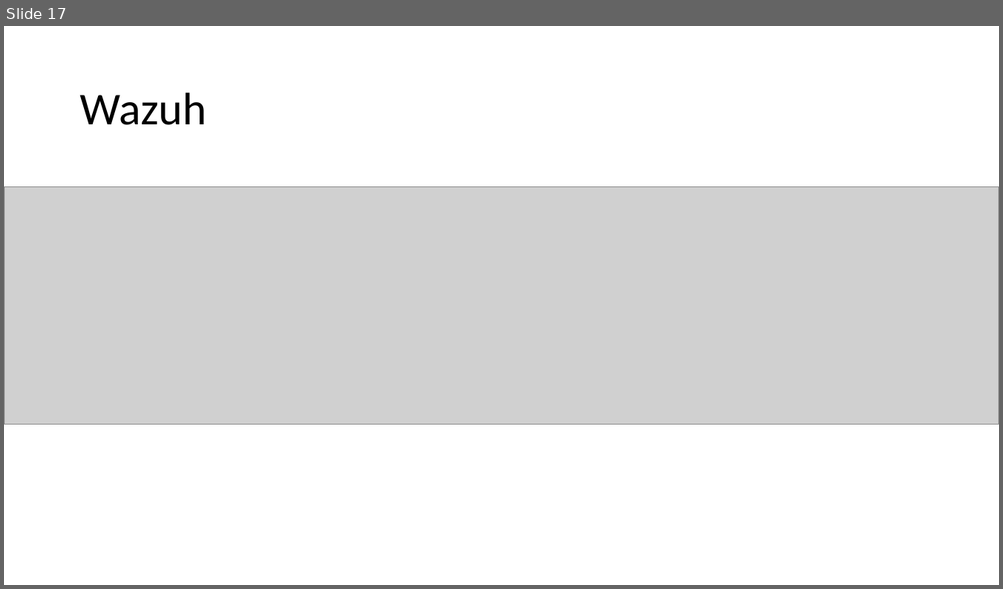
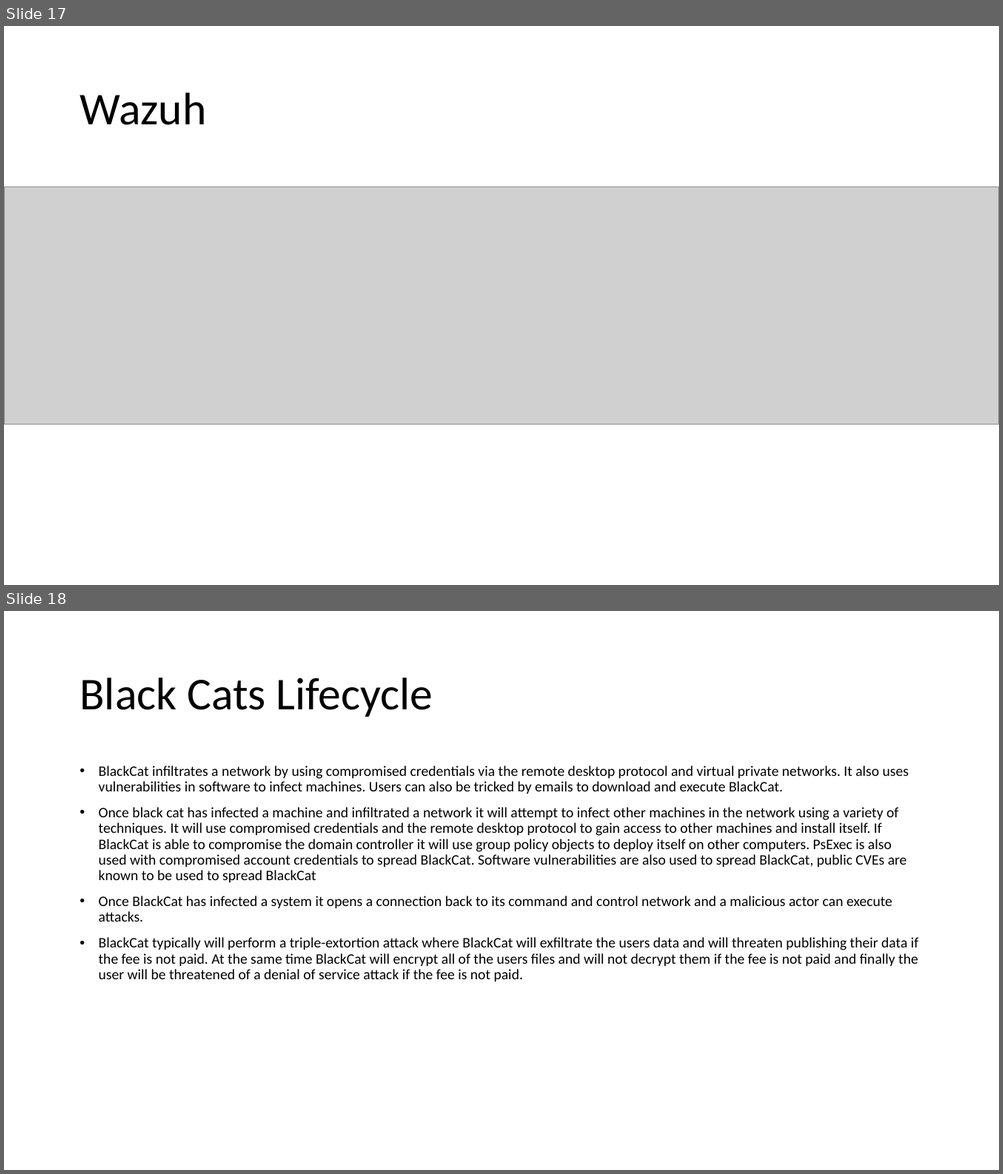
Before and after one commit to CHROME-PLATED-METRO-WOLF/coit11241-Cyber-Threat-Intelligence, a slide deck: evidence.pptx. Shown one above the other, each under a label of ours: slide 17 before the commit, slides 17 and 18 after it. The pictures are 1003x589 and 1003x1174 pixels, drawn with LibreOffice and Linux fonts; fonts in the diff are those of the drawing; grey boxes stand for pictures. Boxes give left, top, right and bottom in pixels: in the first picture for what was removed or moved away, otherwise in the second. Text is boxed around its words. In the diff, an @@ line names an element or a change of style, - is before the commit and + after.

Commit message:
BlackCat Analysis

```diff
--- a/evidence.pptx
+++ b/evidence.pptx
@@ slide 18 added at box(4, 611, 999, 1170), background #FFFFFF @@
@@ title added at box(79, 678, 433, 717), 44 pt, text #000000 @@
+Black Cats Lifecycle
@@ text added at box(99, 766, 918, 982), 14 pt, text #000000 @@
+• BlackCat infiltrates a network by using compromised credentials via the remote desktop protocol and virtual private networks. It also uses vulnerabilities in software to infect machines. Users can also be tricked by emails to download and execute BlackCat.
+• Once black cat has infected a machine and infiltrated a network it will attempt to infect other machines in the network using a variety of techniques. It will use compromised credentials and the remote desktop protocol to gain access to other machines and install itself. If BlackCat is able to compromise the domain controller it will use group policy objects to deploy itself on other computers. PsExec is also used with compromised account credentials to spread BlackCat. Software vulnerabilities are also used to spread BlackCat, public CVEs are known to be used to spread BlackCat
+• Once BlackCat has infected a system it opens a connection back to its command and control network and a malicious actor can execute attacks.
+• BlackCat typically will perform a triple-extortion attack where BlackCat will exfiltrate the users data and will threaten publishing their data if the fee is not paid. At the same time BlackCat will encrypt all of the users files and will not decrypt them if the fee is not paid and finally the user will be threatened of a denial of service attack if the fee is not paid.
```
Also in this commit, not shown: 2 other slides added, 1 other file.
